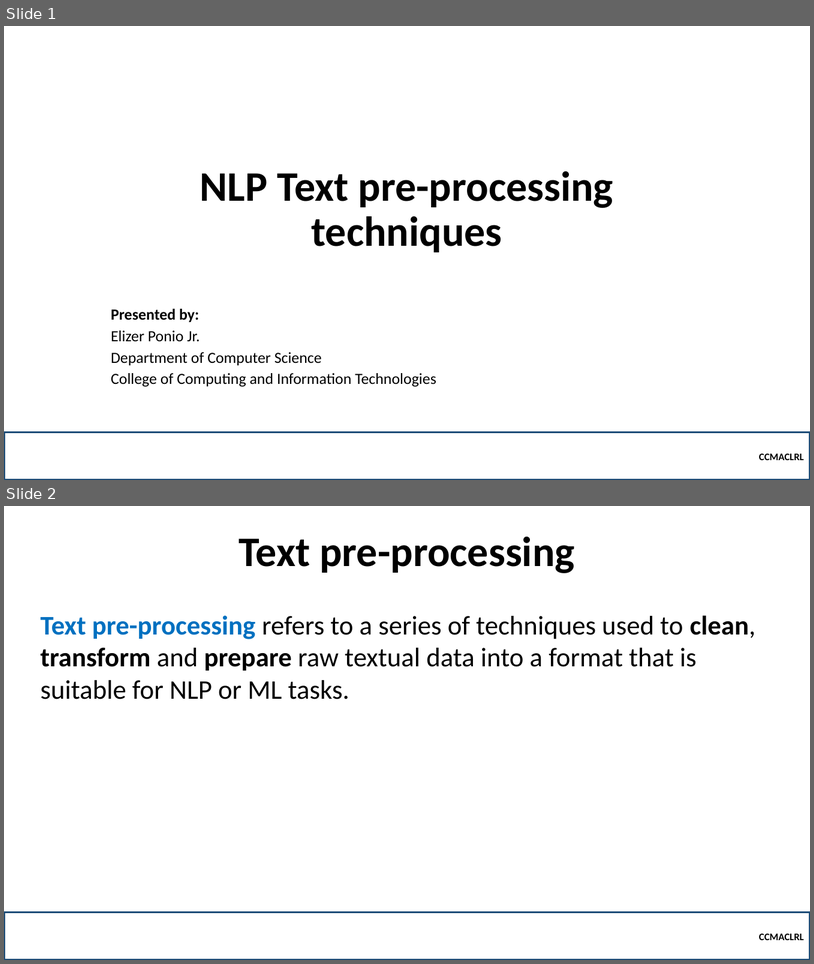
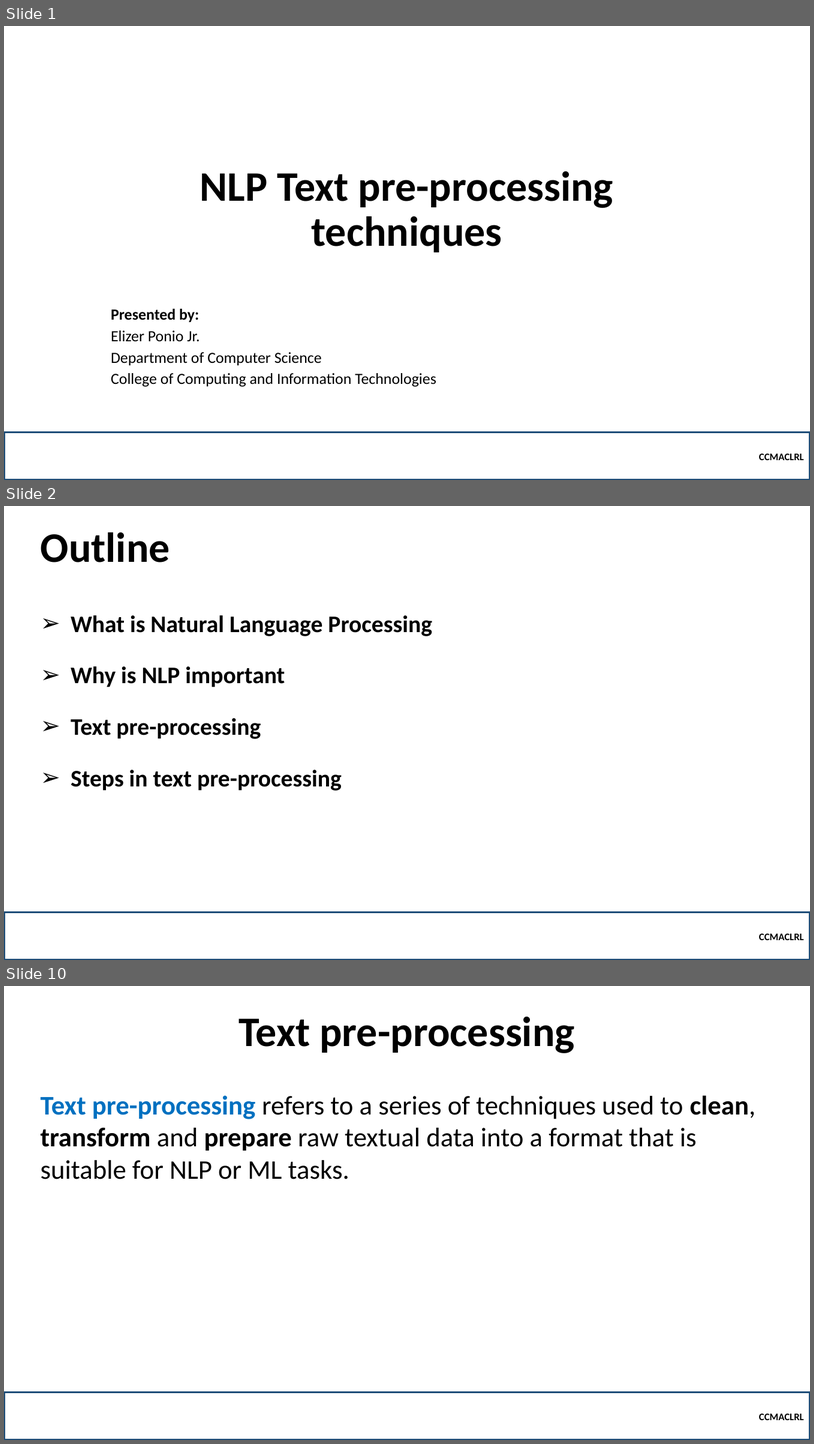
Before and after one commit to robitussin/CCMACLRL, a slide deck: 6 - Naive Bayes/NLP Text pre-processing techniques.pptx. Shown one above the other, each under a label of ours: slides 1 and 2 before the commit, slides 1, 2 and 10 after it; the slides between them are not shown. The pictures are 814x964 and 814x1444 pixels, drawn with LibreOffice and Linux fonts; fonts in the diff are those of the drawing; background and template pictures are left out. Boxes give left, top, right and bottom in pixels: in the first picture for what was removed or moved away, otherwise in the second. Text is boxed around its words. In the diff, an @@ line names an element or a change of style, - is before the commit and + after.

```diff
--- a/6 - Naive Bayes/NLP Text pre-processing techniques.pptx
+++ b/6 - Naive Bayes/NLP Text pre-processing techniques.pptx
@@ slide 2 added at [4,506,810,960], background picture (left out) @@
@@ title added at [41,532,170,562], 50 pt, text #000000, bold @@
+Outline
@@ text added at [71,615,432,790], 28.3 pt, text #000000, bold @@
+➢ What is Natural Language Processing
+➢ Why is NLP important
+➢ Text pre-processing
+➢ Steps in text pre-processing
@@ rectangle added at [4,912,810,960], outline #1F4E79 2.25 pt, 12 pt, text #000000, bold @@
+CCMACLRL
@@ what was slide 2 is now slide 10 @@
```
Also in this commit, not shown: 7 other slides added.
